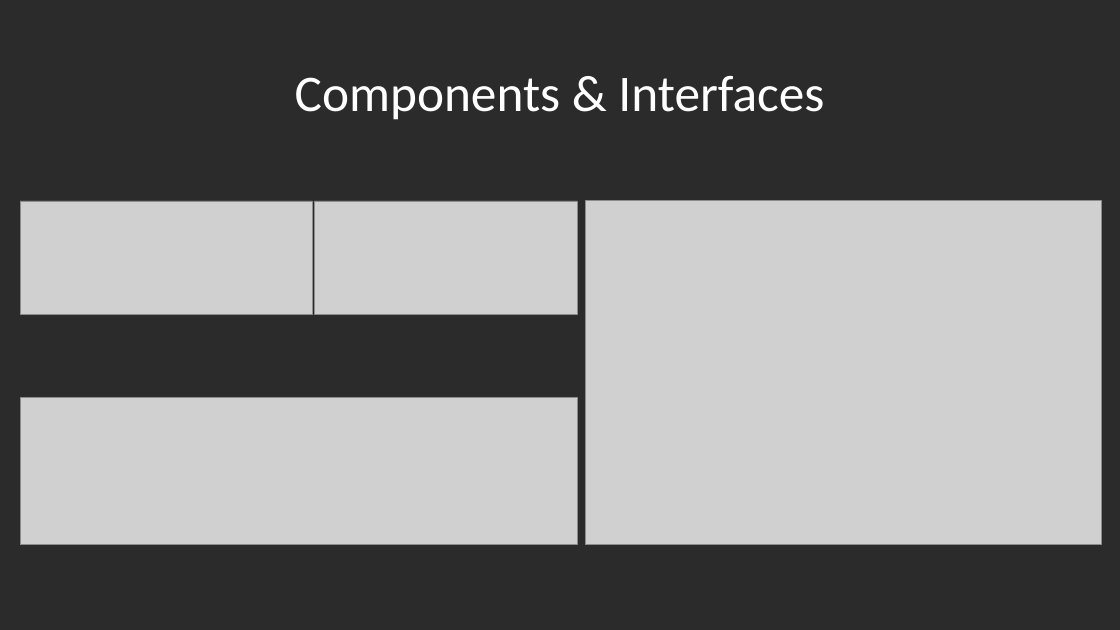
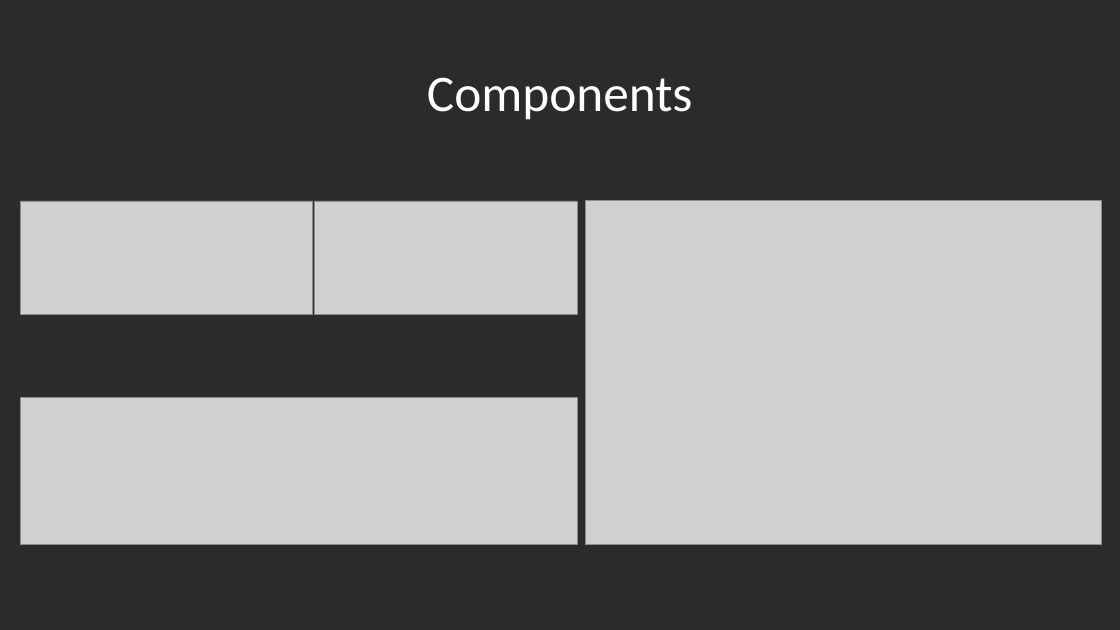
Before and after one commit to segidev/htwg.se.awol, a slide deck: slide 16 of Projektpräsentation SE.pptx. Drawn at 1120x630 pixels with LibreOffice and Linux fonts; fonts in the diff are those of the drawing; grey boxes stand for pictures; background and template pictures are left out; a plain dark background stands for a picture behind light text. Boxes give left, top, right and bottom in pixels: in the first picture for what was removed or moved away, otherwise in the second. Text is boxed around its words. In the diff, an @@ line names an element or a change of style, - is before the commit and + after.

```diff
--- a/Projektpräsentation SE.pptx
+++ b/Projektpräsentation SE.pptx
@@ title at box(427, 77, 693, 120): text changed @@
-Components & Interfaces
+Components
```
Also in this commit, not shown: 2 other slides changed.
